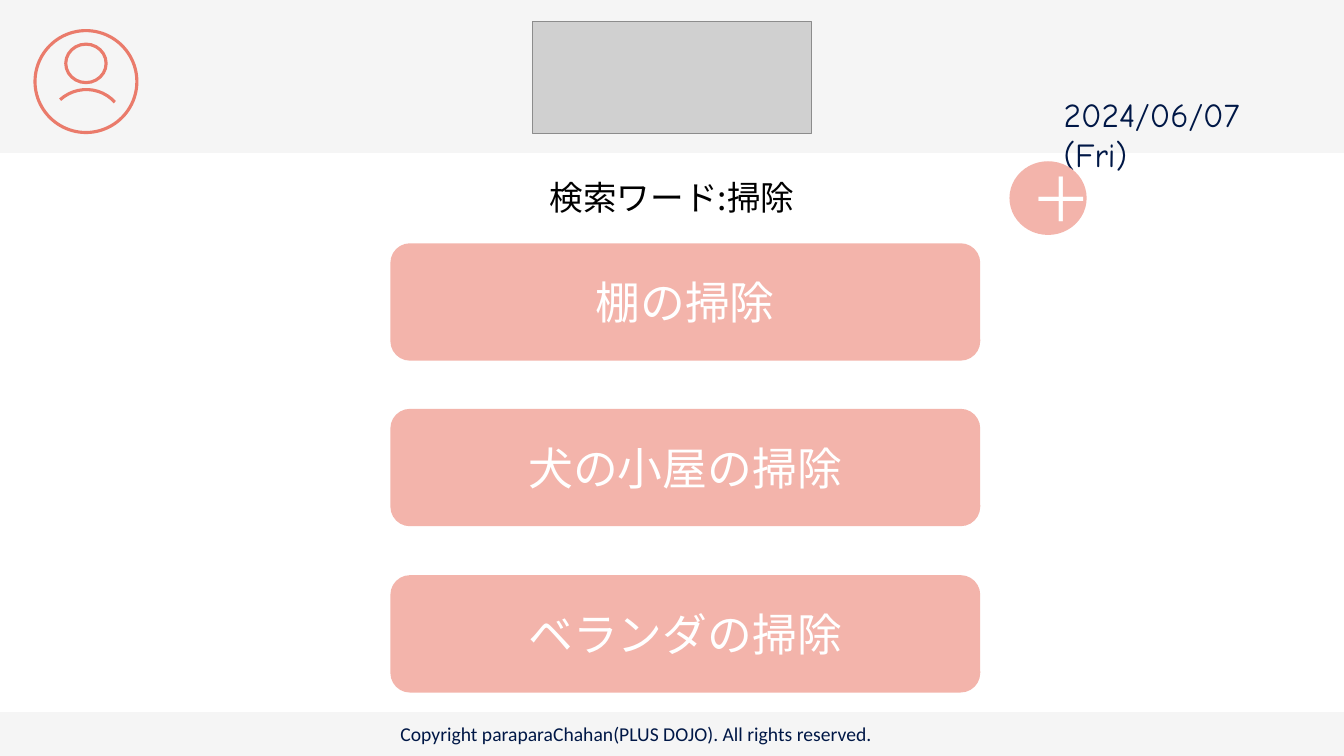
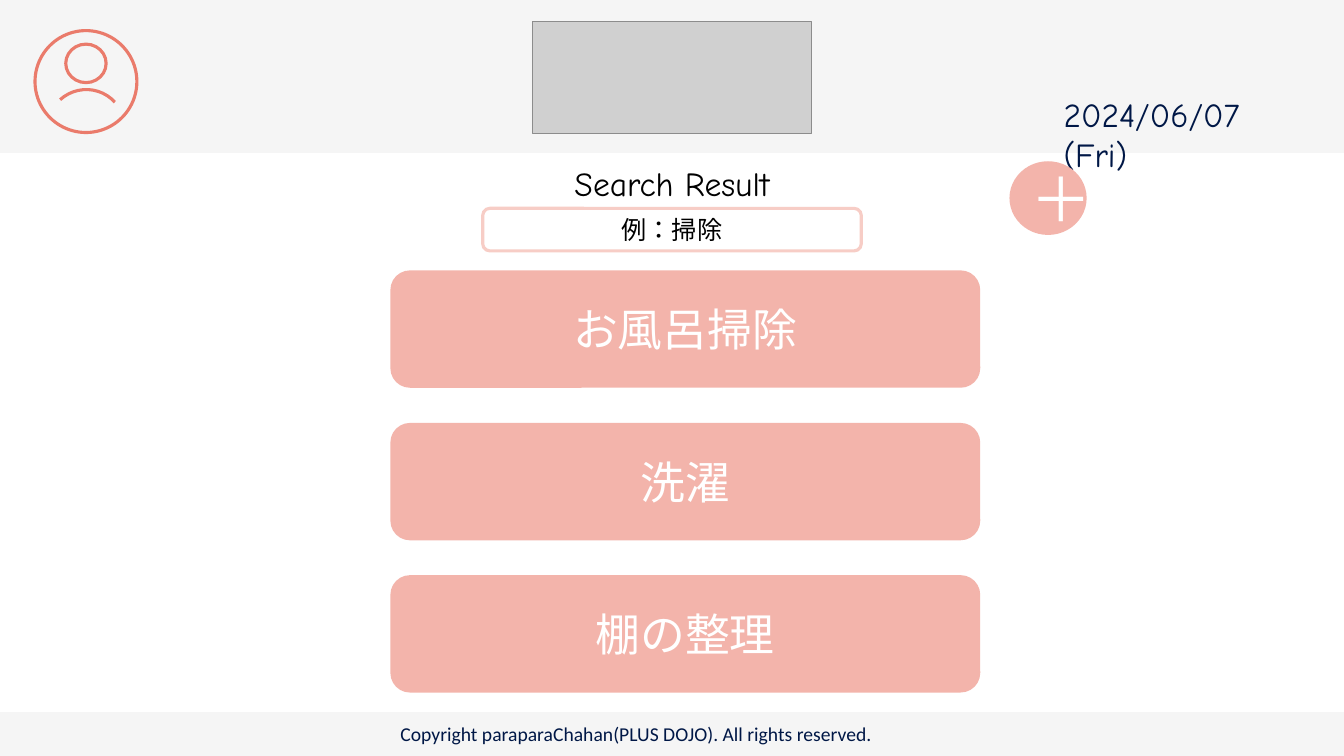
Before and after one commit to plusdojo2024/C2, a slide deck: slide 9 of doc/13_外部設計/famiLink 画面デザイン.pptx. Drawn at 1344x756 pixels with LibreOffice and Linux fonts; fonts in the diff are those of the drawing; grey boxes stand for pictures. Boxes give left, top, right and bottom in pixels: in the first picture for what was removed or moved away, otherwise in the second. Text is boxed around its words. In the diff, an @@ line names an element or a change of style, - is before the commit and + after.

```diff
--- a/doc/13_外部設計/famiLink 画面デザイン.pptx
+++ b/doc/13_外部設計/famiLink 画面デザイン.pptx
@@ text at (574,173,770,197): text changed; font Noto Sans CJK JP to Comic Neue @@
-検索ワード:掃除
+Search Result
@@ rounded rectangle added at (483,209,862,251), fill #FFFFFF, outline #F7CDC6 2.25 pt, 18 pt, text #000000 @@
+例：掃除
@@ rounded rectangle "お風呂掃除": place and size @@
-rounded rectangle "お風呂掃除" at (390,243,980,360)
+rounded rectangle "お風呂掃除" at (390,270,980,387)
@@ text in rounded rectangle at (573,308,797,350): text changed @@
-棚の掃除
+お風呂掃除
@@ rounded rectangle "洗濯": place and size @@
-rounded rectangle "洗濯" at (390,409,980,526)
+rounded rectangle "洗濯" at (390,423,980,540)
@@ text in rounded rectangle at (640,461,730,503): text changed @@
-犬の小屋の掃除
+洗濯
@@ text in rounded rectangle at (596,613,775,655): text changed @@
-ベランダの掃除
+棚の整理
```
Also in this commit, not shown: 1 other slide changed, 2 slides added.
